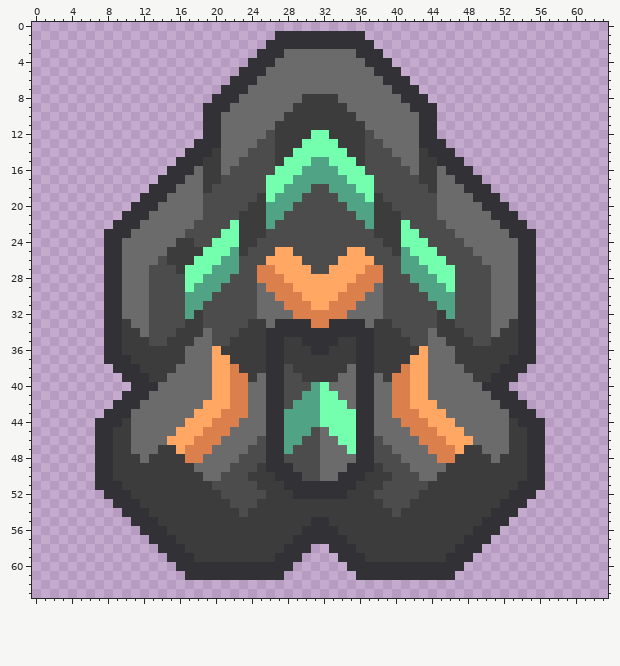
Pixel-art sprite -- sprites/units/ship-heal-fulll.png. Above is the file before it was changed.
The file is 64x64 pixels.
New version:
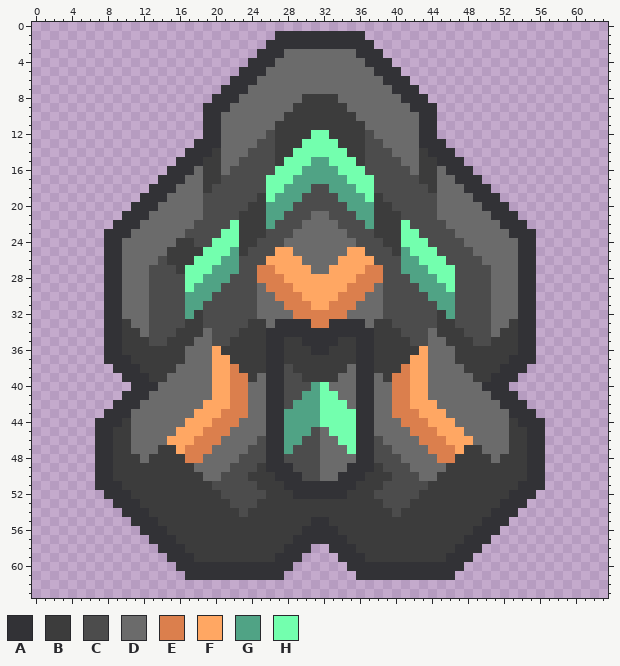
Palette (. is transparent): A #323236  B #3c3c3c  C #4c4c4c  D #6b6b6b  E #db7f4d  F #ffa763  G #50a385  H #73ffae
Edits made:
Colour C gives way to colour D in row 21 at x 31 to 32; in row 22 at x 30 to 33; in row 23 at x 29 to 34; in row 24 at x 28 to 35; in row 25 at x 29 to 34; in row 26 at x 30 to 33.
Colour C gives way to colour D in row 27 at x 31 to 32.
Boxes around the changes in both pictures, in picture pixels (x1, y1, x2, y2):
changed: (284, 211, 356, 274)
